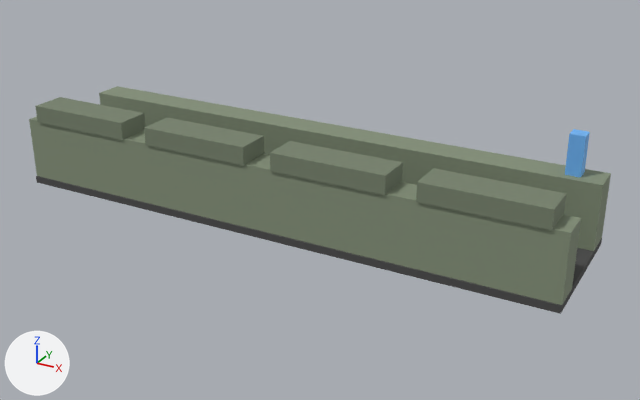
The glTF model game/assets/models/buildings/ru_trench_line.glb: old version first, new version second.
One viewpoint serves both versions: a 50 mm lens placed at (5.79, -9.87, 5.18), pointed at (0.39, -0.04, 0.27). The axes (+X, +Y, +Z) are drawn at lower left. The lights are the same throughout. The older version comes first. Where no turn or scale is listed for an object, it has been applied to the vertices.

Names of what the first picture shows: 'base', 'sandbag_0', 'sandbag_1', 'sandbag_2', 'sandbag_3', 'team_post', 'wall_0', 'wall_1'.
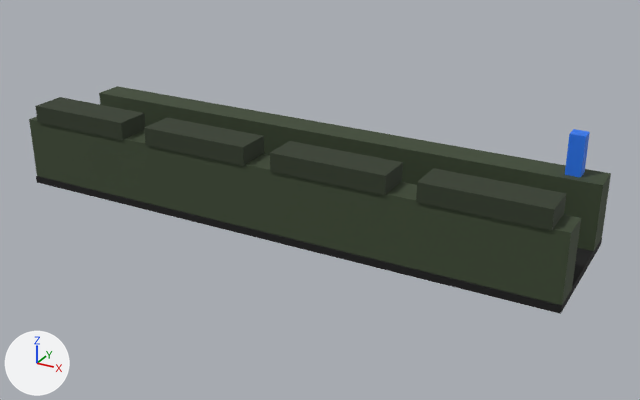
Pixel boxes [x1, y1, x2, y2] of what changed, in the pictures (640 x 400 px):
'wall_0', recoloured (grey to dark green)
    both: [29, 117, 581, 305]
'wall_1', recoloured (darker)
    both: [99, 86, 611, 251]
'sandbag_3', recoloured (darker)
    both: [416, 168, 567, 230]
'sandbag_2', recoloured (darker)
    both: [270, 141, 403, 195]
'sandbag_1', recoloured (greyish green to dark green)
    both: [144, 118, 264, 166]
'sandbag_0', recoloured (darker)
    both: [35, 97, 145, 140]
'team_post', recoloured (darker)
    both: [565, 129, 590, 177]

Diff of the bpy script that builds the scene:
```diff
--- a/game/assets/models/buildings/ru_trench_line.glb.py
+++ b/game/assets/models/buildings/ru_trench_line.glb.py
@@ mat_ru_accent @@
 mat_ru_accent = principled_material('ru_accent')
-mat_ru_accent.base_color = (0.184, 0.224, 0.152)  # greyish green #77826d
+mat_ru_accent.base_color = (0.0283, 0.0411, 0.0201)  # dark green #2f3927
 mat_ru_accent.roughness = 0.8
@@ mat_team_color @@
 mat_team_color = principled_material('team_color')
-mat_team_color.base_color = (0.16, 0.47, 0.95)  # blue #6fb6f9
+mat_team_color.base_color = (0.022, 0.187, 0.89)  # blue #2978f2
 mat_team_color.roughness = 0.6
@@ mat_ru_body @@
 mat_ru_body = principled_material('ru_body')
-mat_ru_body.base_color = (0.23, 0.28, 0.19)  # grey #849079
+mat_ru_body.base_color = (0.0432, 0.0637, 0.0301)  # dark green #3b4730
 mat_ru_body.roughness = 0.8
```
